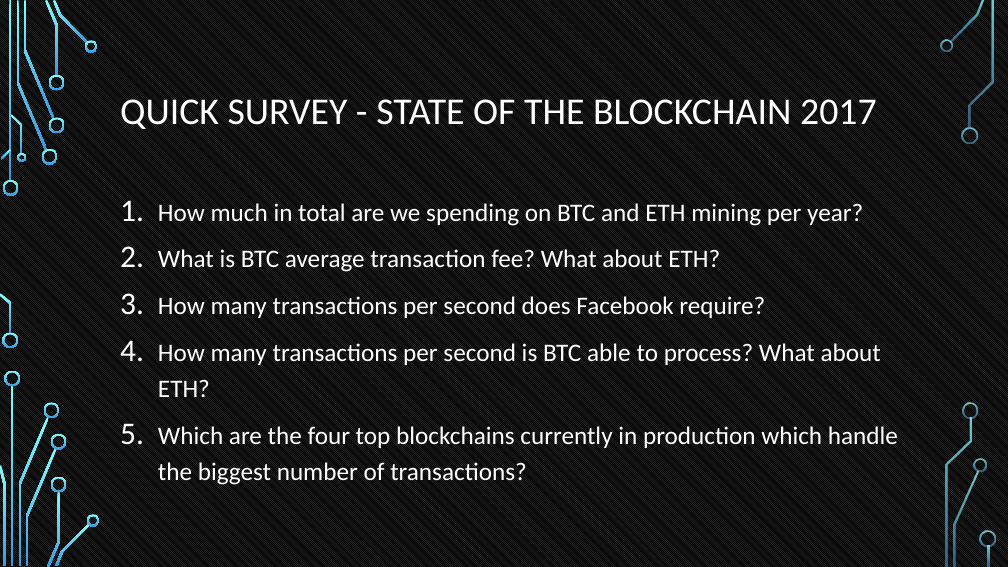
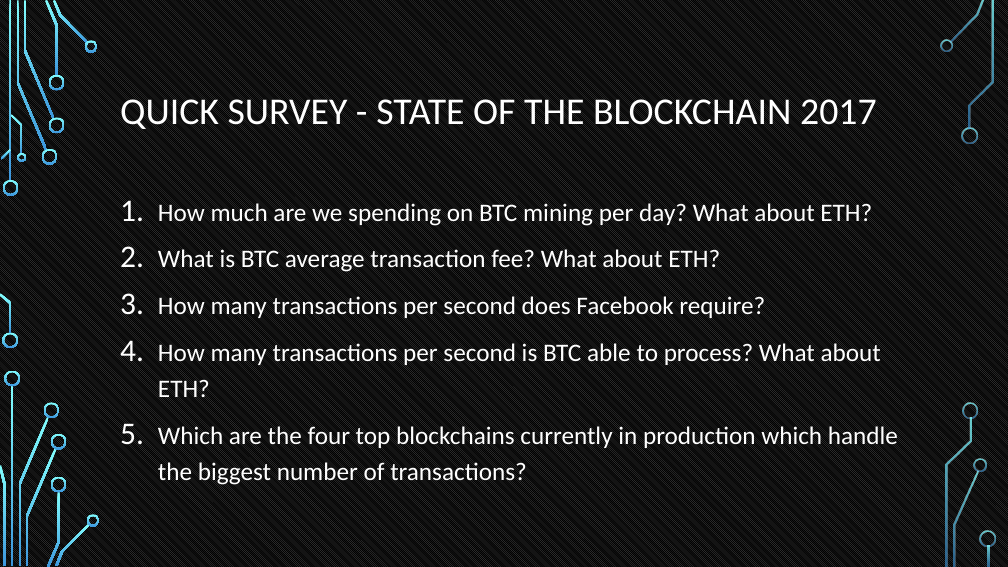
Before and after one commit to tokenika/tokenika.github.io, a slide deck: slide 6 of WarsawBlock.pptx. Drawn at 1008x567 pixels with LibreOffice and Linux fonts; fonts in the diff are those of the drawing; background and template pictures are left out. Boxes give left, top, right and bottom in pixels: in the first picture for what was removed or moved away, otherwise in the second. Text is boxed around its words. In the diff, an @@ line names an element or a change of style, - is before the commit and + after.

```diff
--- a/WarsawBlock.pptx
+++ b/WarsawBlock.pptx
@@ text at box(158, 203, 872, 226): text changed @@
-1. How much in total are we spending on BTC and ETH mining per year?
+1. How much are we spending on BTC mining per day? What about ETH?
```
Also in this commit, not shown: 16 other slides changed, 5 slides added, 1 slide removed, 1 other file.
